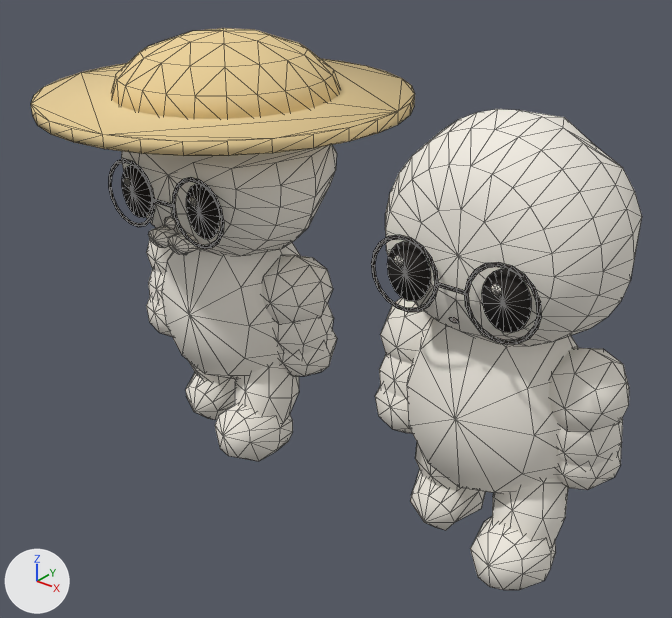
Renders of the glTF model assets/models/visitors/retirees.glb from each side of a commit.
Rendered twice from a 50 mm lens placed at (1.849, -1.828, 1.706), pointed at (0.398, -0.013, 0.581). The axes (+X, +Y, +Z) are drawn at lower left. The lights are the same throughout. The first picture is the older version. Mesh edges are drawn as thin lines. Where no turn or scale is listed for an object, it has been applied to the vertices.

Script lines for the objects in view, before the commit:
```python
me_p0_arm_r_mesh = bpy.data.meshes.new('p0_arm_r_mesh')
me_p0_arm_r_mesh.from_pydata(...)  # 60 vertices, 112 faces; spans x -0.1..0.1, y -0.081..0.13, z -0.247..0.064
me_p0_arm_r_mesh.materials.append(mat_palette)  # picture img_palette
me_p0_eye_l_mesh = bpy.data.meshes.new('p0_eye_l_mesh')
me_p0_eye_l_mesh.from_pydata(...)  # 327 vertices, 550 faces; spans x -0.518..0.518, y -0.518..0.518, z -0.242..0.345
me_p0_eye_l_mesh.materials.append(mat_palette)  # picture img_palette
me_p0_leg_r_mesh = bpy.data.meshes.new('p0_leg_r_mesh')
me_p0_leg_r_mesh.from_pydata(...)  # 64 vertices, 120 faces; spans x -0.105..0.105, y -0.231..0.072, z -0.318..0.062
me_p0_leg_r_mesh.materials.append(mat_palette)  # picture img_palette
ob_p0_arm_r_mesh = bpy.data.objects.new('p0_arm_r_mesh', me_p0_arm_r_mesh)
ob_p0_arm_r_mesh.location = (0.239, 0.0, 0.548)
ob_p0_eye_l_mesh = bpy.data.objects.new('p0_eye_l_mesh', me_p0_eye_l_mesh)
ob_p0_eye_l_mesh.location = (0.0, 0.0, 0.943)
ob_p0_leg_r_mesh = bpy.data.objects.new('p0_leg_r_mesh', me_p0_leg_r_mesh)
ob_p0_leg_r_mesh.location = (0.143, 0.0, 0.351)
# also in view: 'p0_body_mesh' at (0.0, 0.0, 0.512); 'p1_arm_l_mesh' at (0.669, -0.024, 0.46); 'p0_arm_l_mesh' at (-0.239, -0.025, 0.456); 'p1_leg_l_mesh' at (0.761, 0.049, 0.211); 'p0_leg_l_mesh' at (-0.143, 0.049, 0.214)
```
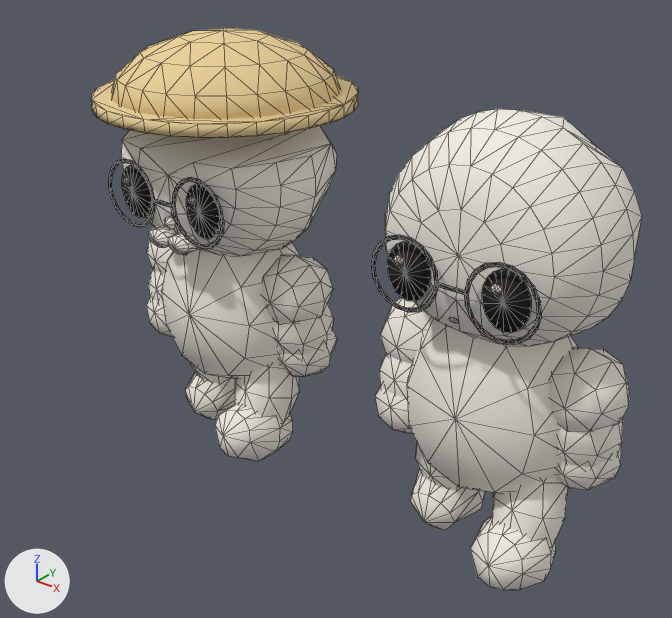
Pixel boxes [x1, y1, x2, y2] of what changed, in the pictures (672 x 618 px; the box of a moved part takes in the faces that stretch with it):
'p0_eye_l_mesh', reshaped (30% narrower): before [31, 28, 415, 255]; after [91, 28, 358, 255]
part 1 of me_p0_eye_l_mesh, moved or reshaped: before [31, 58, 415, 156]; after [91, 75, 358, 138]

Edits to the bpy script that builds the scene:
```text
Change me_p0_eye_l_mesh:
    used by ob_p0_eye_l_mesh; location = (0.0, 0.0, 0.943)
    remove me_p0_eye_l_mesh.from_pydata(...)  # 327 vertices, 550 faces; spans x -0.518..0.518, y -0.518..0.518, z -0.242..0.345
    add me_p0_eye_l_mesh.from_pydata(...)  # 327 vertices, 550 faces; spans x -0.365..0.365, y -0.365..0.365, z -0.242..0.345
    me_p0_eye_l_mesh part 1: the loose piece of 64 vertices spanning x -0.518..0.518, y -0.518..0.518, z 0.151..0.185 is scaled about its middle by (0.704, 0.704, 1)
```
